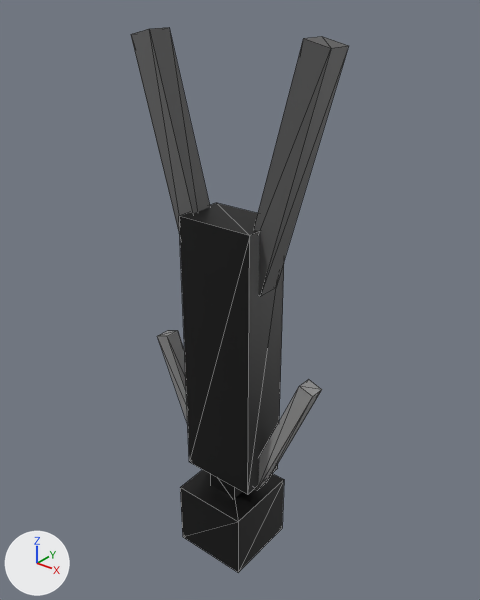
Before and after pictures for a commit that changed the glTF model src/game/assets/blender/char.glb.
One viewpoint serves both versions: a 50 mm lens placed at (8.9, -10.68, 1.37), pointed at (-0.33, 0.85, -5.78). Lighting does not change. The marker at lower left points along +X, +Y and +Z. Both versions are drawn at frame 6 of the action 'right_leg_walking'; the numbers are the values there. Mesh edges are drawn as thin lines.

Before the edit, the objects in view are built like this:
```python
me_cube_001 = bpy.data.meshes.new('Cube.001')
me_cube_001.from_pydata(...)  # a box spanning x -1.0..1.0, y -1.0..1.0, z -1.0..1.0
me_cube_001.materials.append(mat_material_001)  # picture img_test
me_cube_004 = bpy.data.meshes.new('Cube.004')
me_cube_004.from_pydata(...)  # a box spanning x -1.0..1.0, y -1.0..1.0, z -1.0..1.0
me_cube_004.materials.append(mat_material_003)  # grey #939393
me_cube_007 = bpy.data.meshes.new('Cube.007')
me_cube_007.from_pydata(...)  # a box spanning x -1.0..1.0, y -1.0..1.0, z -1.0..1.0
me_cube_007.materials.append(mat_material_005)  # dark grey #646464
ob_head = bpy.data.objects.new('Head', me_cube_001)
ob_head.parent = ob_torso
ob_head.location = (0.0, 1.27, 0.0)
ob_left_arm = bpy.data.objects.new('left_arm', me_cube_004)
ob_left_arm.parent = ob_torso
ob_left_arm.location = (1.5, -2.2, 0.0805)
ob_left_arm.rotation_euler = (-0.0497, 0.0, 0.349)  # degrees (-2.8, 0, 20)
ob_left_arm.scale = (-0.2, -2.0, -0.2)
ob_right_leg = bpy.data.objects.new('right_leg', me_cube_007)
ob_right_leg.parent = ob_torso
ob_right_leg.location = (-1.5, -9.5, 0.0)
ob_right_leg.rotation_euler = (0.0, 0.0, -0.244)  # degrees (0, 0, -14)
ob_right_leg.scale = (0.3, 3.0, 0.3)
# also in view: 'left_leg' at (1.45, 0.18, -2.26); 'Torso' at (-0.03, 0.18, -7.26); 'right_arm' at (-1.55, 0.18, -8.76)
```
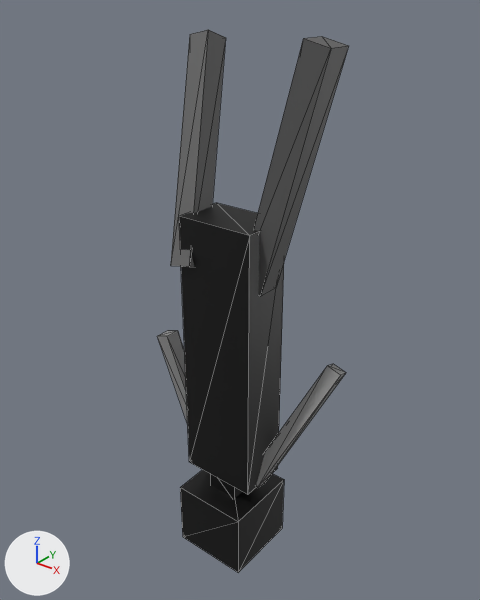
Pixel boxes (x1, y1, x2, y2) of what changed, in the pictures (480 x 600 px):
'right_leg', moved, turned: before (131, 27, 210, 235); after (171, 30, 226, 267)
'left_arm', moved, turned: before (255, 379, 322, 490); after (256, 364, 346, 488)

Patch to the scene script:
```diff
--- a/src/game/assets/blender/char.glb.py
+++ b/src/game/assets/blender/char.glb.py
@@ ob_left_arm @@
 ob_left_arm.parent = ob_torso
-ob_left_arm.location = (1.5, -2.2, 0.0805)
-ob_left_arm.rotation_euler = (-0.0497, 0.0, 0.349)  # degrees (-2.8, 0, 20)
+ob_left_arm.location = (1.5, -2.2, 0.65)
+ob_left_arm.rotation_euler = (-0.401, 0.0, 0.349)  # degrees (-23, 0, 20)
 ob_left_arm.scale = (-0.2, -2.0, -0.2)
@@ ob_right_leg @@
 ob_right_leg.parent = ob_torso
-ob_right_leg.location = (-1.5, -9.5, 0.0)
-ob_right_leg.rotation_euler = (0.0, 0.0, -0.244)  # degrees (0, 0, -14)
+ob_right_leg.location = (-1.5, -9.5, 0.65)
+ob_right_leg.rotation_euler = (-0.401, 0.0, -0.244)  # degrees (-23, 0, -14)
 ob_right_leg.scale = (0.3, 3.0, 0.3)
```
